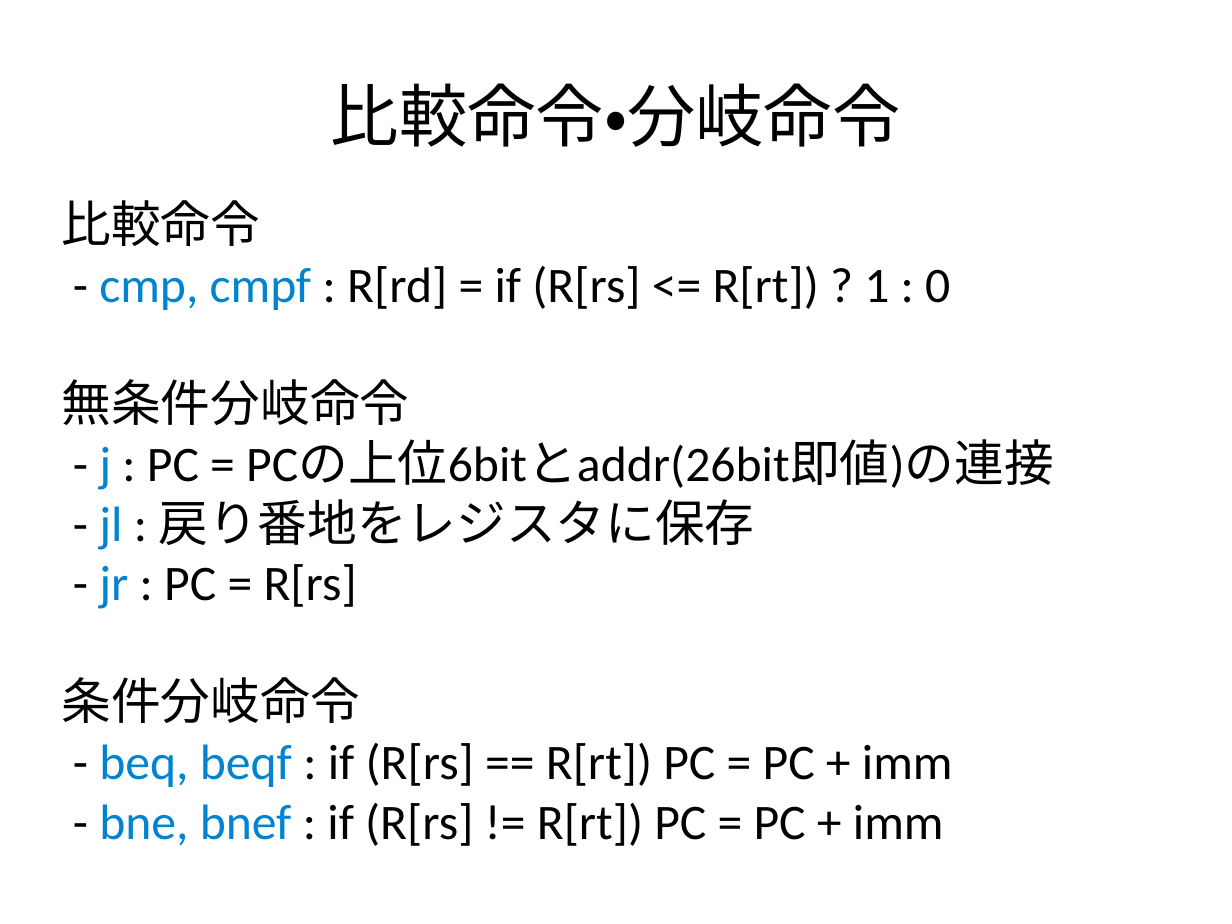
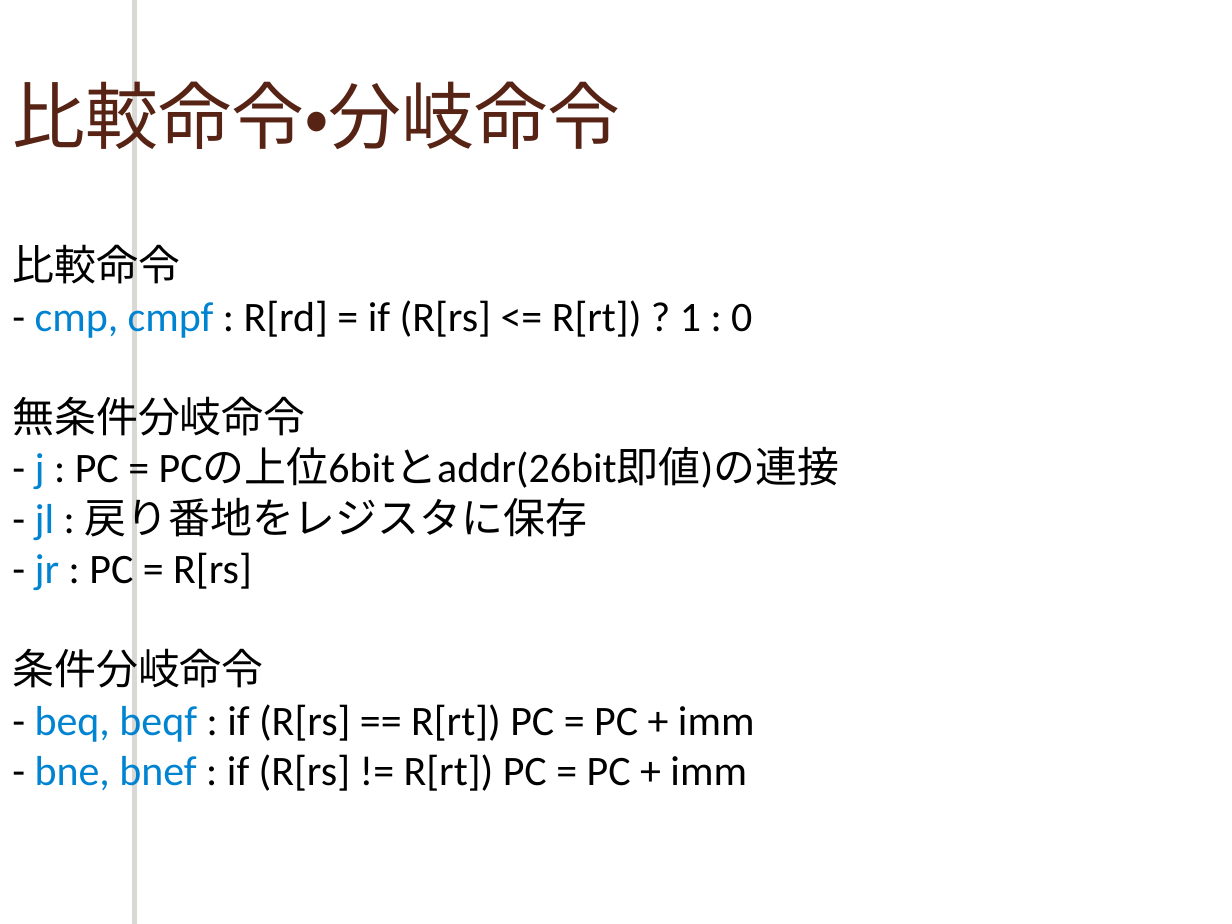
Before and after one commit to cpumul4/cpuex, a slide deck: slide 8 of 10_09.odp (slide 7 before the commit). Drawn at 1232x924 pixels with LibreOffice and Linux fonts; fonts in the diff are those of the drawing; background and template pictures are left out. Boxes give left, top, right and bottom in pixels: in the first picture for what was removed or moved away, otherwise in the second. Text is boxed around its words. In the diff, an @@ line names an element or a change of style, - is before the commit and + after.

```diff
--- a/10_09.odp
+++ b/10_09.odp
@@ freeform shape added at (136, 0, 146, 924), fill #FFFFFF @@
@@ title "比較命令・分岐命令": place and size @@
-title "比較命令・分岐命令" at (331, 83, 900, 147)
+title "比較命令・分岐命令" at (12, 69, 620, 162)
@@ title "比較命令・分岐命令" at (12, 69, 620, 162): size 44 to 47 pt, text colour #000000 to #572314; alignment centre to left @@
@@ subtitle "比較命令": place and size @@
-subtitle "比較命令" at (62, 200, 1053, 846)
+subtitle "比較命令" at (12, 238, 839, 796)
@@ subtitle "比較命令" at (12, 238, 839, 796): size 32 to 27 pt; line spacing 1 to 0.8; more space between paragraphs @@
```
Also in this commit, not shown: 6 other slides changed, 8 slides added, 2 slides removed.
